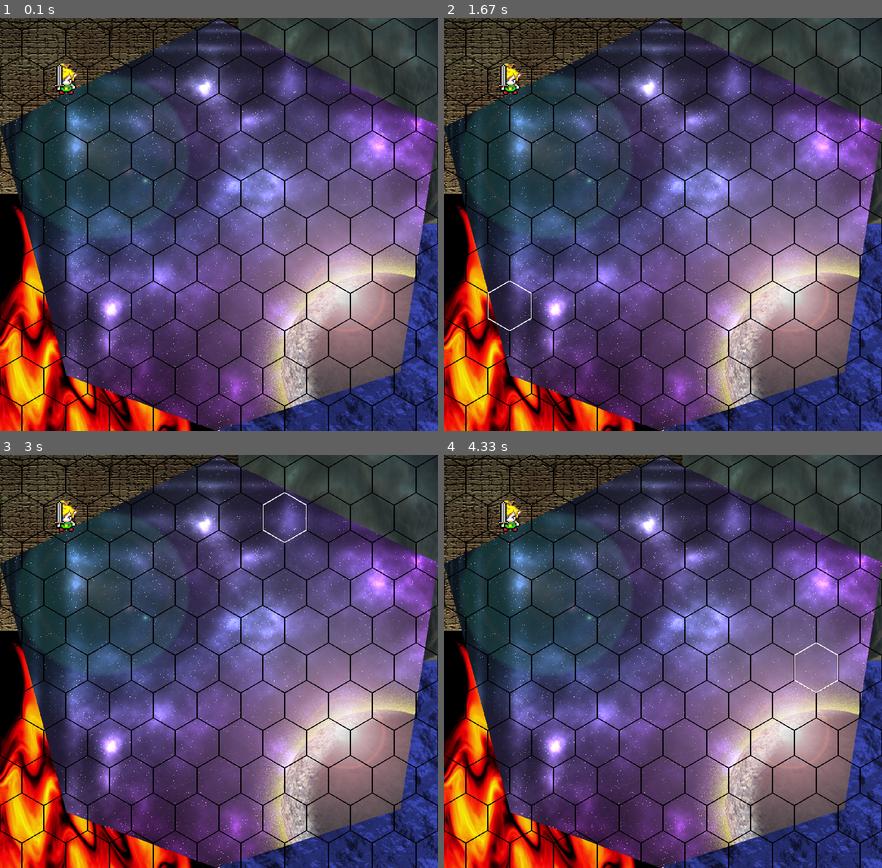
Above: before the commit, frames 1-4 (two rows, left to right).
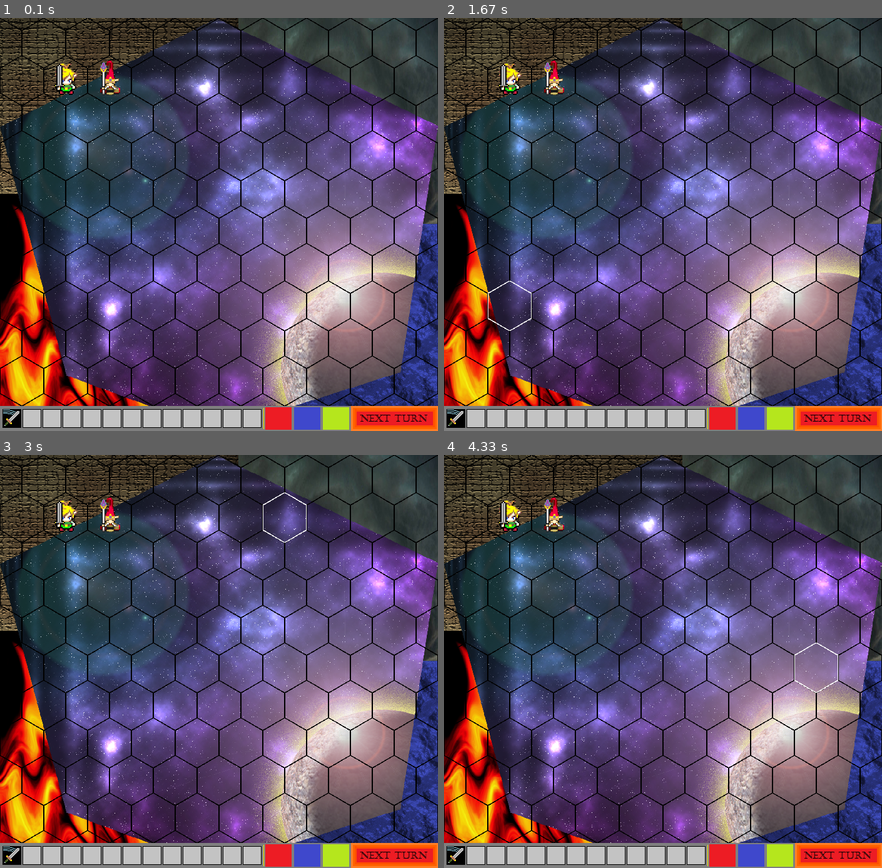
Above: after the commit, the same moments.

Repository: Amidore/Kazeta
Game: pygame game, started from Kazeta.py
The game is run twice, just before and just after one commit, with the same random seed, the same clock (stepped at 60 frames per second) and the same inputs.
Inputs (mouse positions are in pixels of both pictures, inside the frame that each line leads up to):
- Up to frame 1 (0.1 s): no input
- Up to frame 2 (1.67 s): press the mouse at (667, 253) at 0.37 s; move the mouse to (610, 241) at 0.47 s; release the mouse at (557, 228) at 0.6 s; click (825, 369) at 0.72 s; click (693, 129) at 1.05 s; click (518, 307) at 1.38 s
- Up to frame 3 (3 s): click (118, 715) at 1.72 s; click (113, 665) at 2.05 s; click (346, 570) at 2.38 s; click (262, 508) at 2.72 s
- Up to frame 4 (4.33 s): click (579, 562) at 3.05 s; click (741, 628) at 3.38 s; click (584, 644) at 3.72 s; click (811, 690) at 4.05 s

The runs differ from the first frame. In frame 1, 6.3% of the frame differs, in the area x 0-100%, y 10-100%; in frame 2, 6.3%; in frame 3, 6.3%; in frame 4, 6.3%.

Commit message:
next turn move and cast

Diff:
--- a/Kazeta.py
+++ b/Kazeta.py
@@ -18,14 +18,25 @@
 
 
 knight = sprites.Perso('./sprites/new_knight.png')
+knight2 = sprites.Perso('./sprites/new_mage.png')
+icon_strike = sprites.icon_spell('./sprites/icon_sword_strike.png')
 
 hit = spells.Damage(15)
-cac = spells.Spell("strike of sword", 50, 1, 1, hit)
-Hero1 = character.Character("Link", knight, game.plan.get((1, 1)),
+cac = spells.Spell("strike of sword", icon_strike, 50, 1, 1, [hit])
+
+spell_bar = sprites.Spell_bar('./sprites/ability_bar.png', [cac])
+
+Hero1 = character.Character("Link", knight, spell_bar, game.plan.get((1, 1)),
         100, character.Energy(100), 3,
         None, None, [cac])
+
+Hero2 = character.Character("Zelda", knight2, spell_bar, game.plan.get((1, 2)),
+        100, character.Energy(100), 3,
+        None, None, [cac])
+
+game.current_char = Hero1
 print(type(game.all_sprites))
-game.load_data(knight)
+game.load_data([knight, knight2, spell_bar])
 
 game.run()
 
--- a/character.py
+++ b/character.py
@@ -7,15 +7,18 @@
 import pygame
 
 class Character:
-    def __init__(self, name, sprite, place,
+    def __init__(self, name, sprite, spell_bar, place,
             hp, resource, mp, elemental_points, resists,
             spells, states = []):
         self.name = name
 
         self.sprite = sprite
         self.place = place
+        place.add_content(self)
         coordinates = get_pixel_hex(place.coordinates)
         self.sprite.rect.move_ip(coordinates[0], coordinates[1])
+
+        self.spell_bar = spell_bar
 
         self.hp = [hp, hp]
         self.resource = resource
@@ -80,7 +83,7 @@
             self.place.clear_content()
             self.place = destination
             coordinatesPixel = get_pixel_hex(destination.coordinates)
-            self.sprite.rect.move_ip(coordinatesPixel[0], coordinatesPixel[1])
+            self.sprite.rect = (coordinatesPixel[0], coordinatesPixel[1])
 
         print("{} moves to {}.".format(self, destination))
 
@@ -93,7 +96,7 @@
             self.add_mp()
 
     def cast(self, spell, target):
-        spell.casted(caster, target)
+        spell.casted(self, target)
 
 
     def __str__(self):
--- a/game.py
+++ b/game.py
@@ -2,19 +2,21 @@
 class Game
 """
 import processing
-from sprites import Selection
+from sprites import Selection, Text, Spell_selection
 from map1 import Map
+from spells import Spell
 import pygame
 
 
 class Game:
     def __init__(self, clock, plan,
-            display_screen, all_sprites = [], running = True):
+            display_screen, current_char = None, all_sprites = [], running = True):
         self.running = running
         self.clock = clock
         self.plan = plan
         self.display_screen = display_screen
-        self.all_sprites = pygame.sprite.Group(all_sprites)
+        self.all_sprites = pygame.sprite.OrderedUpdates(all_sprites)
+        self.current_char = current_char
         self.selected = [False, None]
 
     def run(self):
@@ -54,10 +56,29 @@
             if processing.quit(event):
                 self.process_quit()
                 break
+            if processing.push_next_turn(event):
+                self.next_turn()
+                break
+            if processing.select_spell(event):
+                self.process_spell_select(event)
+                break
             if processing.select(event):
                 self.process_select(event)
             if processing.deselect(event):
                 self.process_deselect()
+
+    def next_turn(self):
+        self.process_deselect()
+        announce = Text("Arial", 42, "NEXT TURN!",
+                self.plan.map_surface)
+        self.all_sprites.add(announce)
+        self.draw()
+        self.update()
+        pygame.time.wait(1000)
+        self.all_sprites.remove(announce)
+        self.all_sprites.remove(self.current_char.spell_bar)
+
+        print("Next Turn!")
 
     def process_quit(self):
         """
@@ -70,15 +91,39 @@
         select an hexagone
         """
         if self.selected[0]:
-            self.process_deselect()
-            self.process_select(event)
+            if type(self.selected[1]) == Spell_selection:
+                coordinates = processing.get_hex(pygame.mouse.get_pos())
+                self.current_char.cast(self.current_char.spells[self.selected[1].index], self.plan.get(coordinates))
+            elif  type(self.selected[1]) == Selection and self.plan.get(self.selected[1].coordinates) == self.current_char.place:
+                coordinates = processing.get_hex(pygame.mouse.get_pos())
+                self.current_char.move_to(self.plan.get(coordinates))
+
+            else:
+                self.process_deselect()
+                self.process_select(event)
         else:
             coordinates = processing.get_hex(pygame.mouse.get_pos())
-            position = processing.get_pixel_hex(coordinates)
-            sel = Selection(position)
-            print(sel.rect)
-            self.all_sprites.add(sel)
-            self.selected = [True, sel]
+            if 0 <= coordinates[0] < 10 and  0 <= coordinates[1] < 10:
+                position = processing.get_pixel_hex(coordinates)
+                sel = Selection(position, coordinates)
+                print(sel.rect)
+                self.all_sprites.add(sel)
+                self.selected = [True, sel]
+            else:
+                self.selected = [False, None]
+
+    def process_spell_select(self, event):
+        if self.selected[0]:
+            self.process_deselect()
+            self.process_spell_select(event)
+        else:
+            nb_spell = processing.get_nb_spell(pygame.mouse.get_pos())
+            if nb_spell is not None:
+                spell_sel = Spell_selection(nb_spell)
+                self.all_sprites.add(spell_sel)
+                print(spell_sel.rect)
+                self.selected = [True, spell_sel]
+
 
     def process_deselect(self):
         """
--- a/map1.py
+++ b/map1.py
@@ -3,7 +3,7 @@
 """
 import pygame
 import drawing
-from math import floor
+from math import floor, ceil
 FREE = 1
 BlOCKED = 0
 green = pygame.Color(34, 177, 76)
@@ -57,6 +57,18 @@
         a1 = self.coordinates[1]
         b1 = other.coordinates[1]
 
+        if a0 == b0:
+            return abs(a1 - b1)
+        elif a1 == b1:
+            return abs(a0 - b0)
+        else:
+            dx = abs(a0 - b0)
+            dy = abs(a1 - b1)
+            if a1 > b1:
+                return dx + dy - int(ceil(dx / 2.0))
+            else:
+                return dx + dy - int(floor(dx / 2.0))
+        """
         x0 = a0-floor(b0/2)
         y0 = b0
         x1 = a1-floor(b1/2)
@@ -64,6 +76,7 @@
         dx = x1 - x0
         dy = y1 - y0
         return max(abs(dx), abs(dy), abs(dx+dy))
+        """
 
     def __str__(self):
         s = "B"
--- a/processing.py
+++ b/processing.py
@@ -16,6 +16,16 @@
 
 def deselect(event):
     return event.type == pygame.MOUSEBUTTONDOWN and pygame.mouse.get_pressed()[2]
+
+def push_next_turn(event):
+    if event.type == pygame.MOUSEBUTTONDOWN and pygame.mouse.get_pressed()[0]:
+        pixel_pos = pygame.mouse.get_pos()
+        return (pixel_pos[0] > 560 and pixel_pos[1] > 620)
+
+def select_spell(event):
+     if event.type == pygame.MOUSEBUTTONDOWN and pygame.mouse.get_pressed()[0]:
+        pixel_pos = pygame.mouse.get_pos()
+        return (pixel_pos[1] > 620)
 
 def get_hex(pos):
     """
@@ -64,3 +74,12 @@
     if not(coordinates[0] % 2):
         x += r
     return (x, y)
+
+
+def get_nb_spell(pos):
+    if  625 > pos[1] or pos[1] > 654:
+        return None
+    else:
+        for i in range(13):
+            if pos[0] >= (4 + (32 * i)) and pos[0] <=  ((4 + (32 * i)) + 32):
+                return i
--- a/spells.py
+++ b/spells.py
@@ -5,25 +5,27 @@
 from map1 import *
 
 class Spell():
-    def __init__(self, name, resource_cost, pattern, distance, effects):
+    def __init__(self, name, icon,
+            resource_cost, pattern, distance, effects):
         self.effects = effects
         self.resource_cost = resource_cost
         self.distance = distance
         self. pattern = pattern
         self.name = name
+        self.icon = icon
 
     def prerequisite(self, caster, end):
         start = caster.place
-        if start.dist(end) > distance:
+        if start.dist(end) > self.distance:
             print("out of range!")
             return False
-        if resource_cost > caster.resource.points[0]:
+        if self.resource_cost > caster.resource.points[0]:
             print("Not enough resource!")
             return False
         return True
 
     def casted(self, caster, end):
-        if self.prerequisite(start, end):
+        if self.prerequisite(caster, end):
             caster.resource.spend(self.resource_cost)
             target = end.get_content()
             if target is not None:
--- a/sprites.py
+++ b/sprites.py
@@ -7,13 +7,23 @@
     """
     class of a sprite of selection
     """
-    def __init__(self, pos):
+    def __init__(self, pos, coordinates):
         pygame.sprite.Sprite.__init__(self)
         self.image = pygame.image.load('./sprites/selection.png').convert()
         self.image.set_colorkey(pygame.Color(34, 177, 76))
         self.rect = self.image.get_rect()
         print(pos)
         self.rect.move_ip(pos[0], pos[1])
+        self.coordinates = coordinates
+
+class Spell_selection(pygame.sprite.Sprite):
+    def __init__(self, index):
+        pygame.sprite.Sprite.__init__(self)
+        self.image = pygame.image.load('./sprites/spell_selection.png').convert()
+        self.image.set_colorkey(pygame.Color(34, 177, 76))
+        self.rect = self.image.get_rect()
+        self.rect.move_ip(4 + index * 32, 625)
+        self.index = index
 
 class Perso(pygame.sprite.Sprite):
     def __init__(self, sprite):
@@ -21,3 +31,37 @@
         self.image = pygame.image.load(sprite).convert()
         self.image.set_colorkey(pygame.Color(192, 192, 192))
         self.rect = self.image.get_rect()
+
+class Spell_bar(pygame.sprite.Sprite):
+    def __init__(self, sprite, all_spells):
+        pygame.sprite.Sprite.__init__(self)
+        self.image = pygame.image.load(sprite).convert()
+        self.rect = self.image.get_rect()
+        self.rect.move_ip(0, 620)
+        for (i, spell) in enumerate(all_spells):
+            self.image.blit(spell.icon.image, (4 + i * 32, 5))
+"""
+    def selection_spell(self, index):
+        sel = pygame.image.load('./sprites/spell_selection.png').convert()
+        sel.set_colorkey(pygame.Color(34, 177, 76))
+        self.image.blit(sel, (4 + index * 32, 625))
+
+    def deselection_spell(self, index):
+        sel = pygame.image.load('./sprites/spell_selection.png').convert()
+        sel.set_colorkey(pygame.Color(34, 177, 76))
+        self.image.blit(sel, (4 + index * 32, 625))
+"""
+
+class icon_spell(pygame.sprite.Sprite):
+    def __init__(self, sprite):
+        pygame.sprite.Sprite.__init__(self)
+        self.image = pygame.image.load(sprite).convert()
+        self.rect = self.image.get_rect()
+
+class Text(pygame.sprite.Sprite):
+    def __init__(self, name_font, size, text, background):
+        pygame.sprite.Sprite.__init__(self)
+        self.font = pygame.font.SysFont(name_font, size)
+        self.image = self.font.render(text, 1, (10, 10, 10))
+        self.rect = self.image.get_rect(centerx=background.get_width()/2,
+                                        centery=background.get_height()/2)
Binary file changed: sprites/ability_bar.png
Binary file added: sprites/icon_fireball.png
Binary file added: sprites/icon_sword_strike.png
Binary file added: sprites/icon_touch_of_heal.png
Binary file changed: sprites/new_mage.png
Binary file added: sprites/spell_deselection.png
Binary file added: sprites/spell_selection.png
